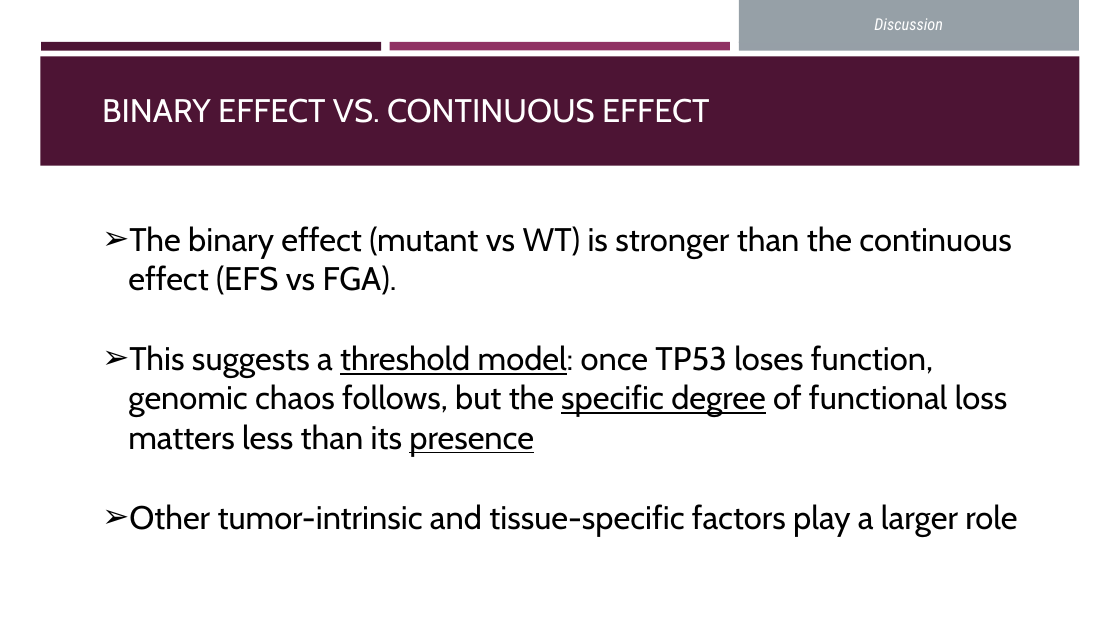
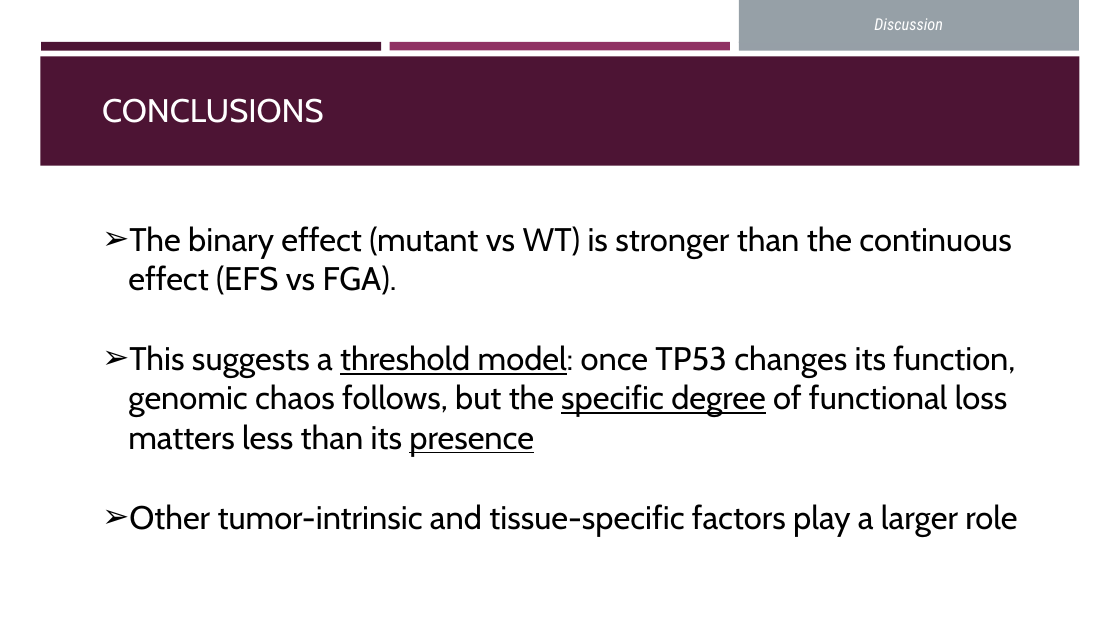
Before and after one commit to OrnitB/cancer_bioinformatics, a slide deck: slide 15 of project/project_background/Final Project Presentation - Ornit Bhonkar 2026.pptx (slide 18 before the commit). Drawn at 1120x630 pixels with LibreOffice and Linux fonts; fonts in the diff are those of the drawing. Boxes give left, top, right and bottom in pixels: in the first picture for what was removed or moved away, otherwise in the second. Text is boxed around its words. In the diff, an @@ line names an element or a change of style, - is before the commit and + after.

```diff
--- a/project/project_background/Final Project Presentation - Ornit Bhonkar 2026.pptx
+++ b/project/project_background/Final Project Presentation - Ornit Bhonkar 2026.pptx
@@ text at [102, 98, 324, 123]: text changed @@
-BINARY EFFECT VS. CONTINUOUS EFFECT
+CONCLUSIONS
@@ text at [128, 345, 1015, 456]: text changed @@
-➢ This suggests a threshold model: once TP53 loses function, genomic chaos follows, but the specific degree of functional loss matters less than its presence
+➢ This suggests a threshold model: once TP53 changes its function, genomic chaos follows, but the specific degree of functional loss matters less than its presence
```
Also in this commit, not shown: 8 other slides changed, 4 slides removed, 5 other files.
